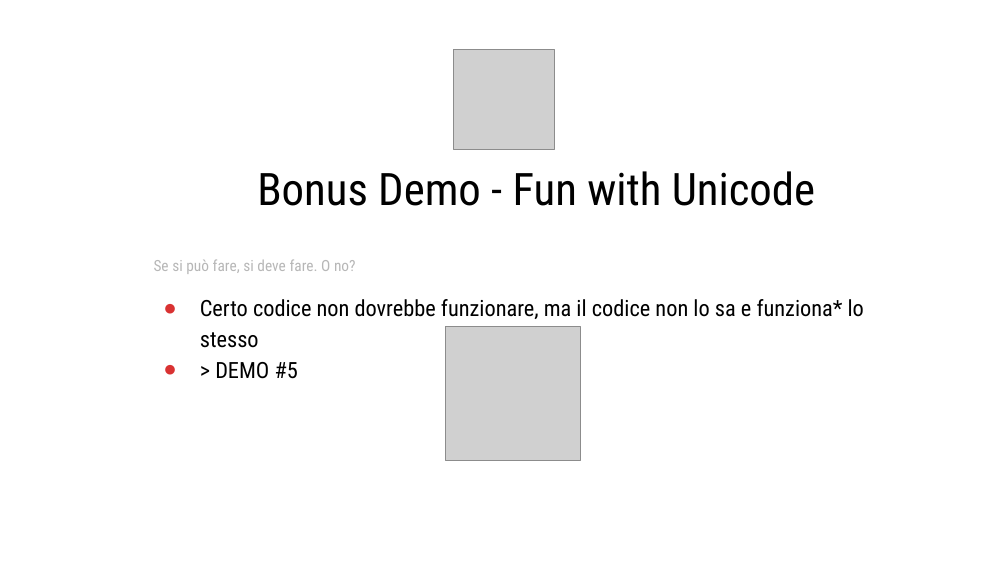
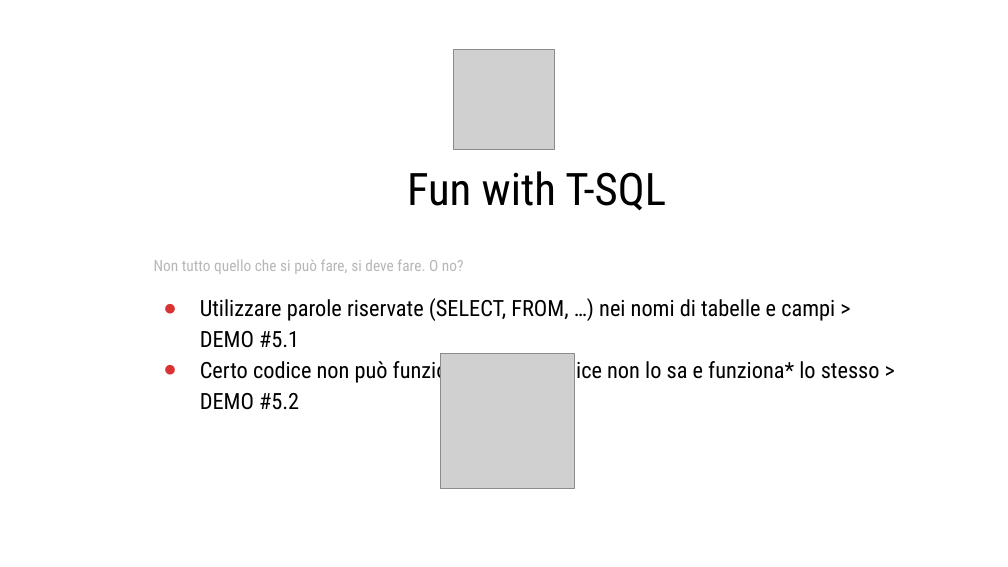
Before and after one commit to bibe74/CP2025, a slide deck: slide 8 of CP2025 - Utilizzare SQL.pptx. Drawn at 1008x567 pixels with LibreOffice and Linux fonts; fonts in the diff are those of the drawing; grey boxes stand for pictures; background and template pictures are left out. Boxes give left, top, right and bottom in pixels: in the first picture for what was removed or moved away, otherwise in the second. Text is boxed around its words. In the diff, an @@ line names an element or a change of style, - is before the commit and + after.

```diff
--- a/CP2025 - Utilizzare SQL.pptx
+++ b/CP2025 - Utilizzare SQL.pptx
@@ title at box(407, 171, 666, 210): text changed @@
-Bonus Demo - Fun with Unicode
+Fun with T-SQL
@@ text at box(154, 259, 464, 274): text changed @@
-Se si può fare, si deve fare. O no?
+Non tutto quello che si può fare, si deve fare. O no?
@@ title at box(200, 298, 880, 410): text changed @@
-● Certo codice non dovrebbe funzionare, ma il codice non lo sa e funziona* lo stesso
-● > DEMO #5
+● Utilizzare parole riservate (SELECT, FROM, …) nei nomi di tabelle e campi > DEMO #5.1
+● Certo codice non può funzionare, ma il codice non lo sa e funziona* lo stesso > DEMO #5.2
@@ picture: place and size @@
-picture at box(446, 326, 580, 460)
+picture at box(440, 354, 575, 488)
```
Also in this commit, not shown: 2 other slides changed, 4 other files.
